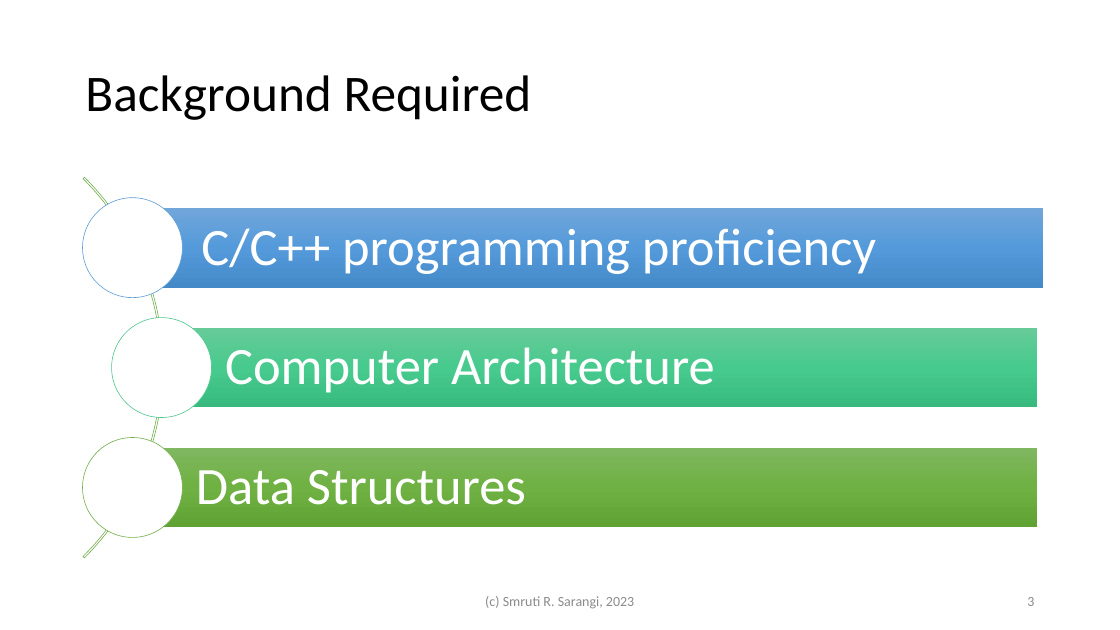
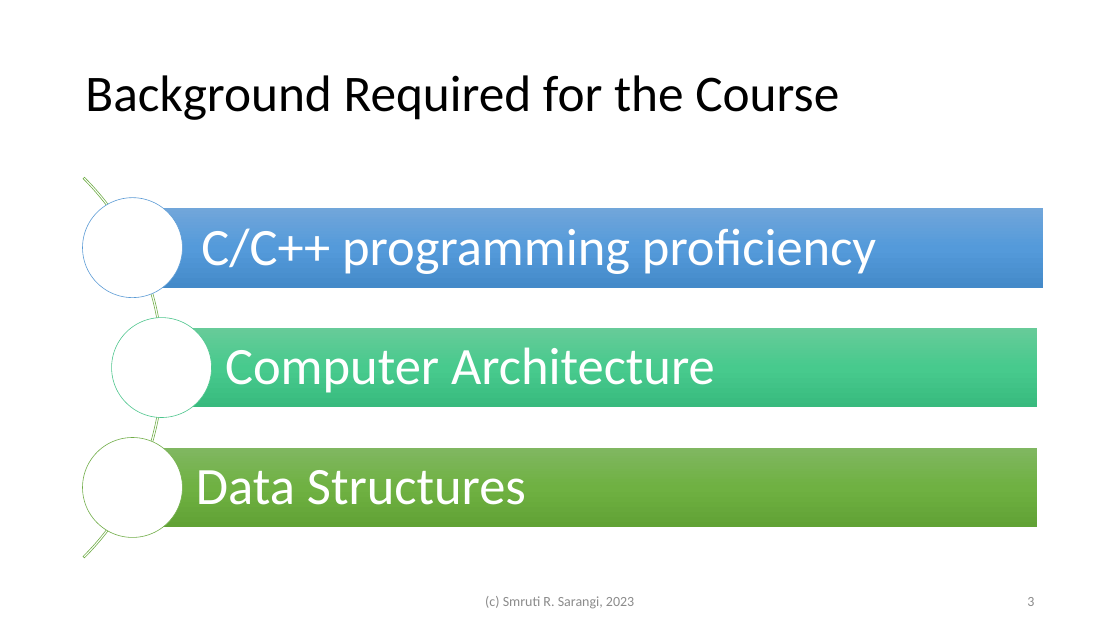
Before and after one commit to srsarangi/srsarangi.github.io, a slide deck: slide 3 of osbook/slides/1.intro.pptx. Drawn at 1120x630 pixels with LibreOffice and Linux fonts; fonts in the diff are those of the drawing. Boxes give left, top, right and bottom in pixels: in the first picture for what was removed or moved away, otherwise in the second. Text is boxed around its words. In the diff, an @@ line names an element or a change of style, - is before the commit and + after.

```diff
--- a/osbook/slides/1.intro.pptx
+++ b/osbook/slides/1.intro.pptx
@@ title at (85, 75, 839, 120): text changed @@
-Background Required
+Background Required for the Course
```
Also in this commit, not shown: 13 other slides changed, 2 slides added, 1 other file.
